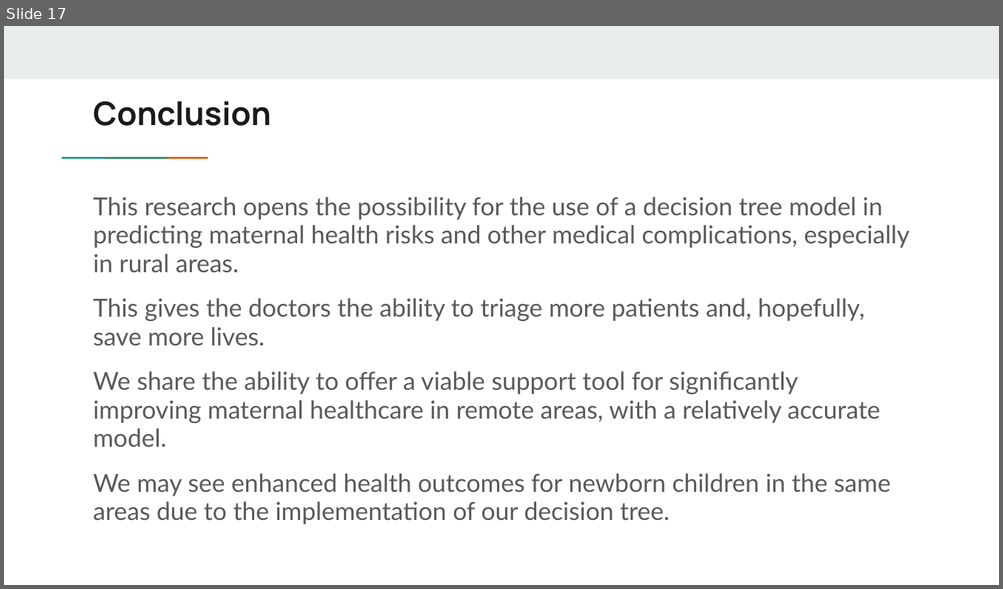
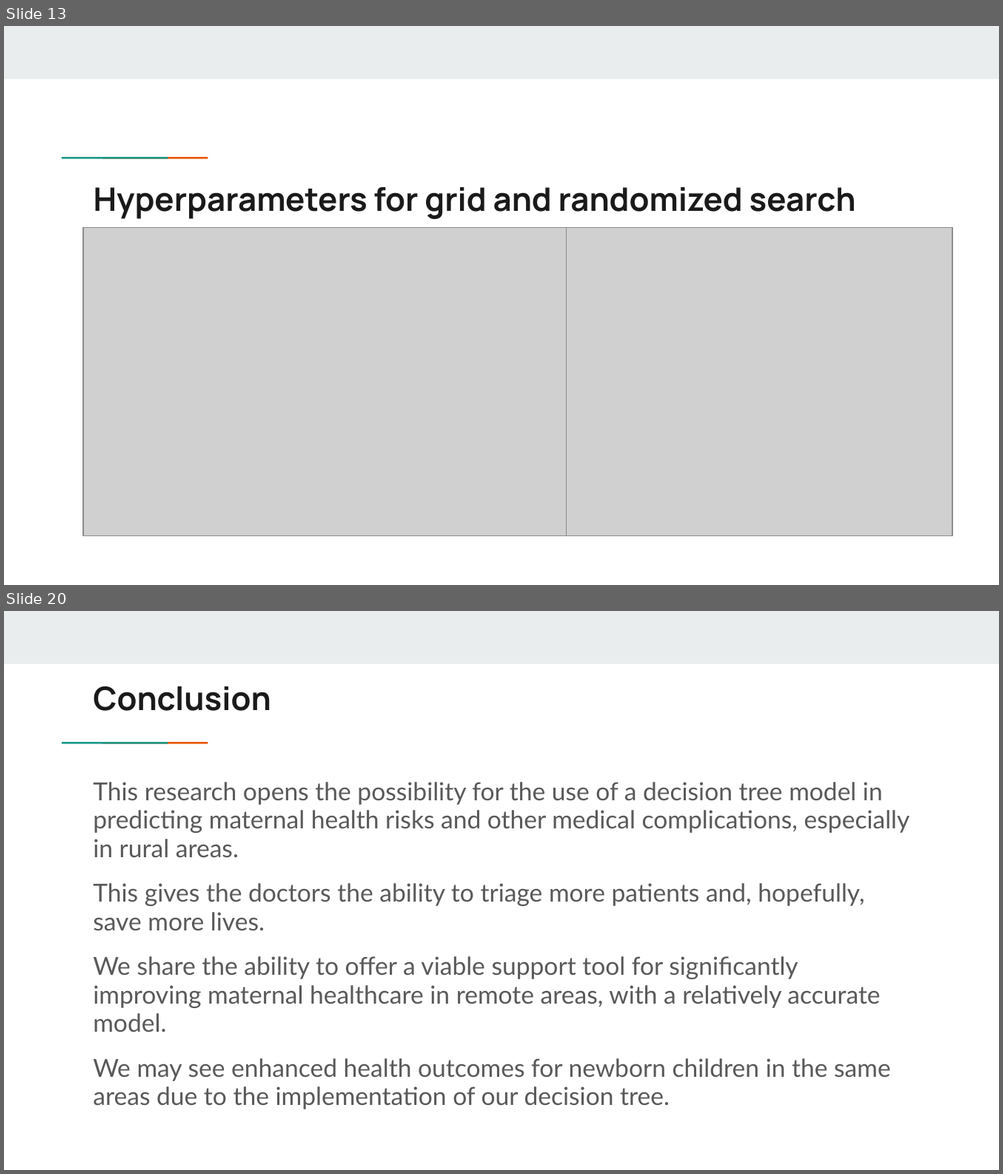
Before and after one commit to mkaturiusd24/USDIntroToAIGroup1, a slide deck: Maternal Health Risk Final Project.pptx. Shown one above the other, each under a label of ours: slide 17 before the commit, slides 13 and 20 after it; the slides between them are not shown. The pictures are 1003x589 and 1003x1174 pixels, drawn with LibreOffice and Linux fonts; fonts in the diff are those of the drawing; grey boxes stand for pictures. Boxes give left, top, right and bottom in pixels: in the first picture for what was removed or moved away, otherwise in the second. Text is boxed around its words. In the diff, an @@ line names an element or a change of style, - is before the commit and + after.

```diff
--- a/Maternal Health Risk Final Project.pptx
+++ b/Maternal Health Risk Final Project.pptx
@@ slide 13 added at (4, 26, 999, 585), background #FFFFFF; not listed: 3 template elements that a slide beside it also shows @@
@@ title added at (94, 187, 856, 219), 23.4 pt, text #1A1A1A, bold @@
+Hyperparameters for grid and randomized search
@@ picture added at (84, 228, 587, 536) @@
@@ picture added at (566, 228, 952, 536) @@
@@ what was slide 17 is now slide 20 @@
```
Also in this commit, not shown: 4 slides changed, 5 other slides added, 3 slides removed.
